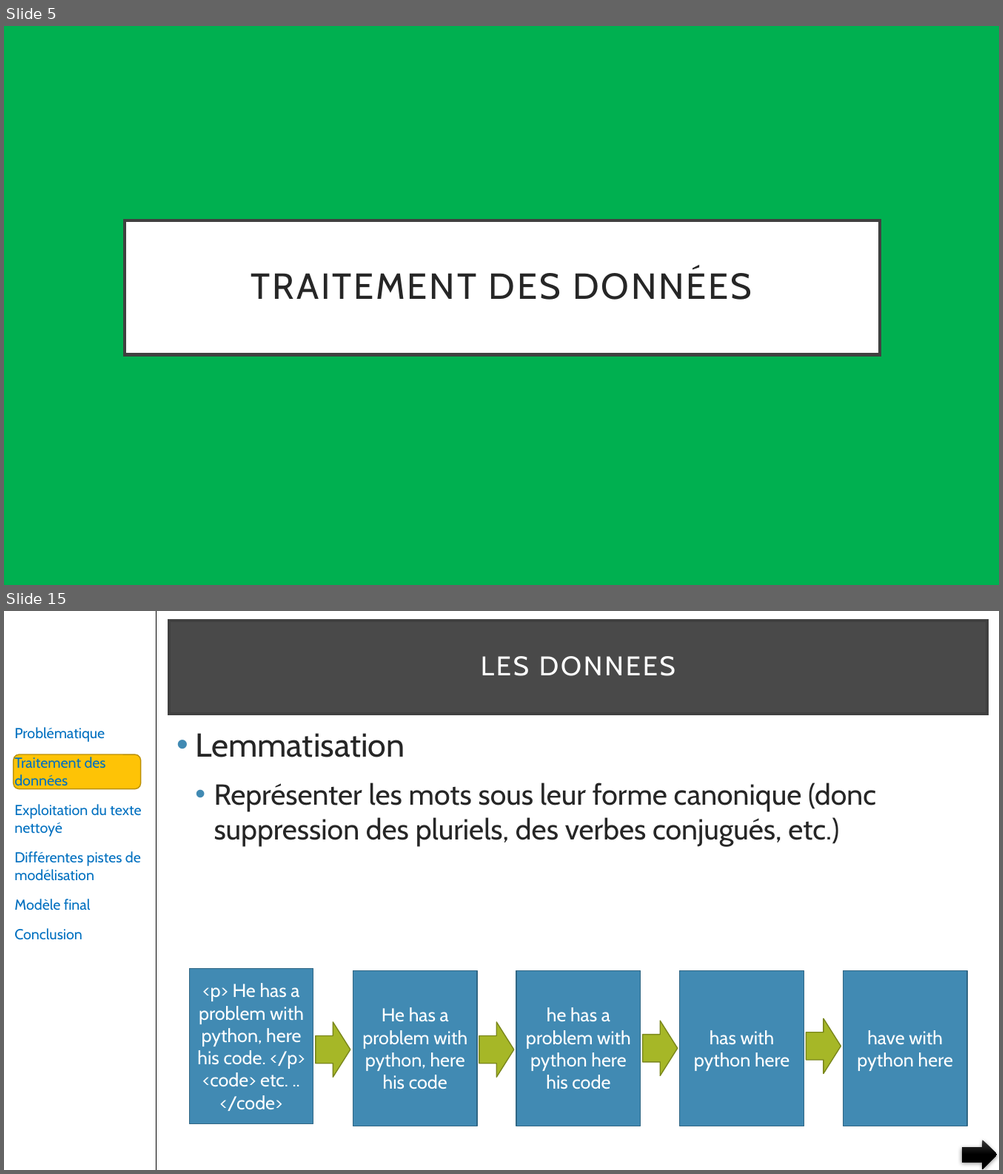
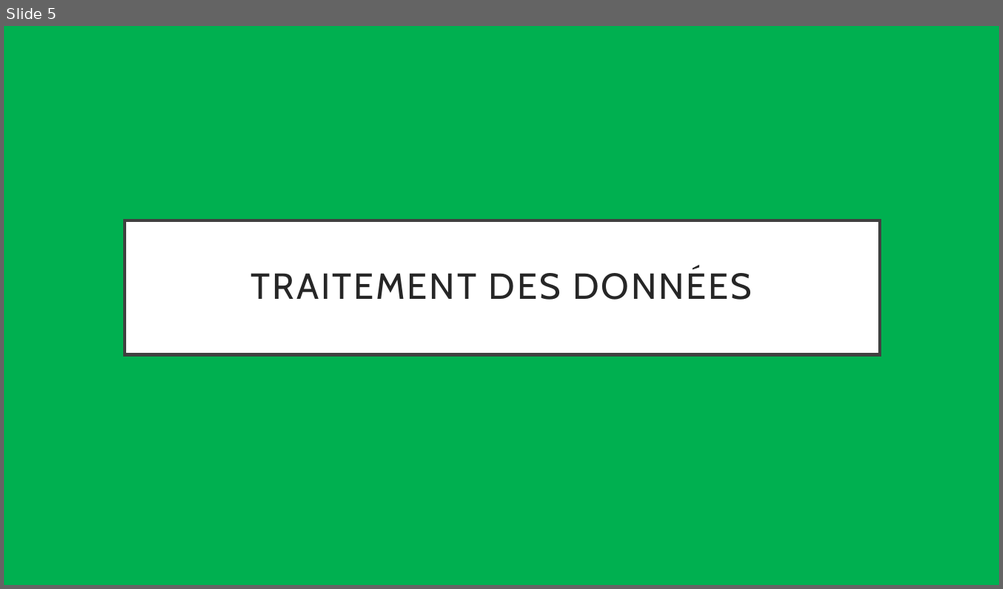
Before and after one commit to pfroide/python, a slide deck: Projet_7/p7.pptx. Shown one above the other, each under a label of ours: slides 5 and 15 before the commit, slide 5 after it; the slides between them are not shown. The pictures are 1003x1174 and 1003x589 pixels, drawn with LibreOffice and Linux fonts; fonts in the diff are those of the drawing. Boxes give left, top, right and bottom in pixels: in the first picture for what was removed or moved away, otherwise in the second. Text is boxed around its words. In the diff, an @@ line names an element or a change of style, - is before the commit and + after.

Commit message:
Première version finalisée

```diff
--- a/Projet_7/p7.pptx
+++ b/Projet_7/p7.pptx
@@ slide 15 removed at (4, 611, 999, 1170), background #FFFFFF @@
@@ line removed from (156, 611) to (156, 1170) @@
@@ title removed at (169, 621, 987, 714) @@
-LES DONNEES
@@ text removed at (14, 727, 141, 940) @@
-Problématique
-Traitement des données
-Exploitation du texte nettoyé
-Différentes pistes de modélisation
-Modèle final
-Conclusion
@@ text removed at (195, 733, 876, 847) @@
-• Lemmatisation
-  • Représenter les mots sous leur forme canonique (donc suppression des pluriels, des verbes conjugués, etc.)
@@ rounded rectangle removed at (14, 755, 142, 789) @@
@@ group removed at (189, 969, 967, 1126): 5 rectangles, 4 right arrows @@
-<p> He has a problem with python, here his code. </p>
-<code> etc. .. </code>
-He has a problem with python, here his code
-he has a problem with python here his code
-has with python here
-have with python here
@@ right arrow removed at (962, 1141, 997, 1170) @@
```
Also in this commit, not shown: 5 slides changed, 33 slides added, 29 other slides removed.
